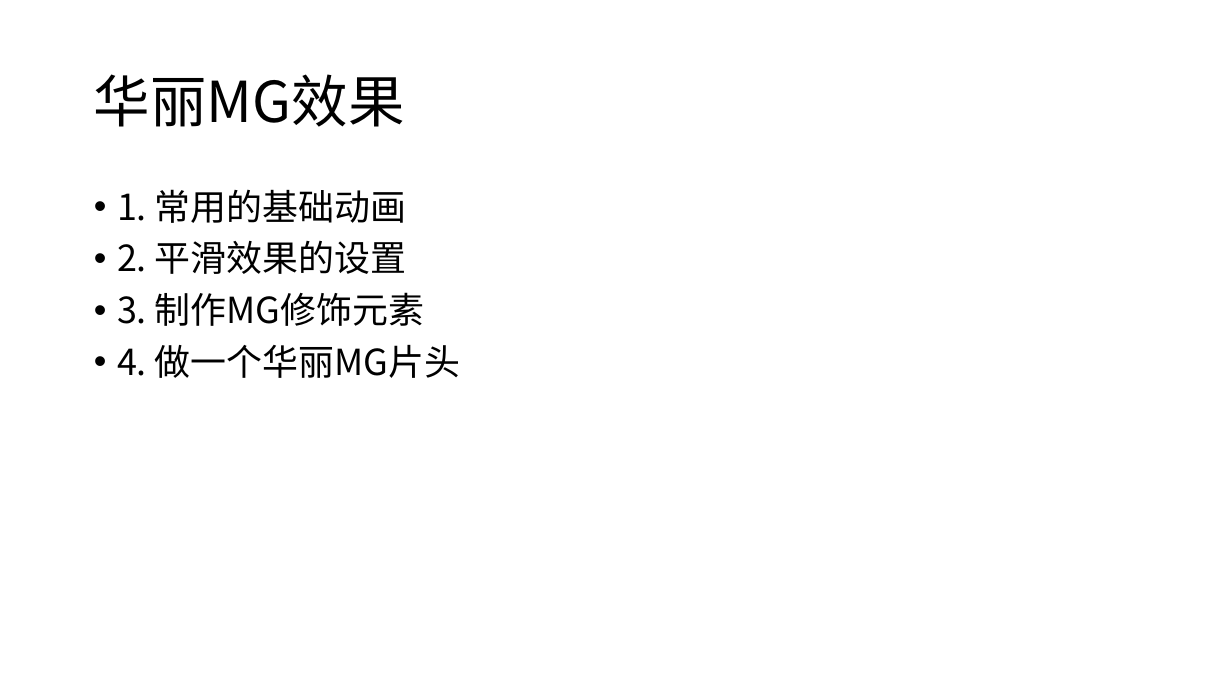
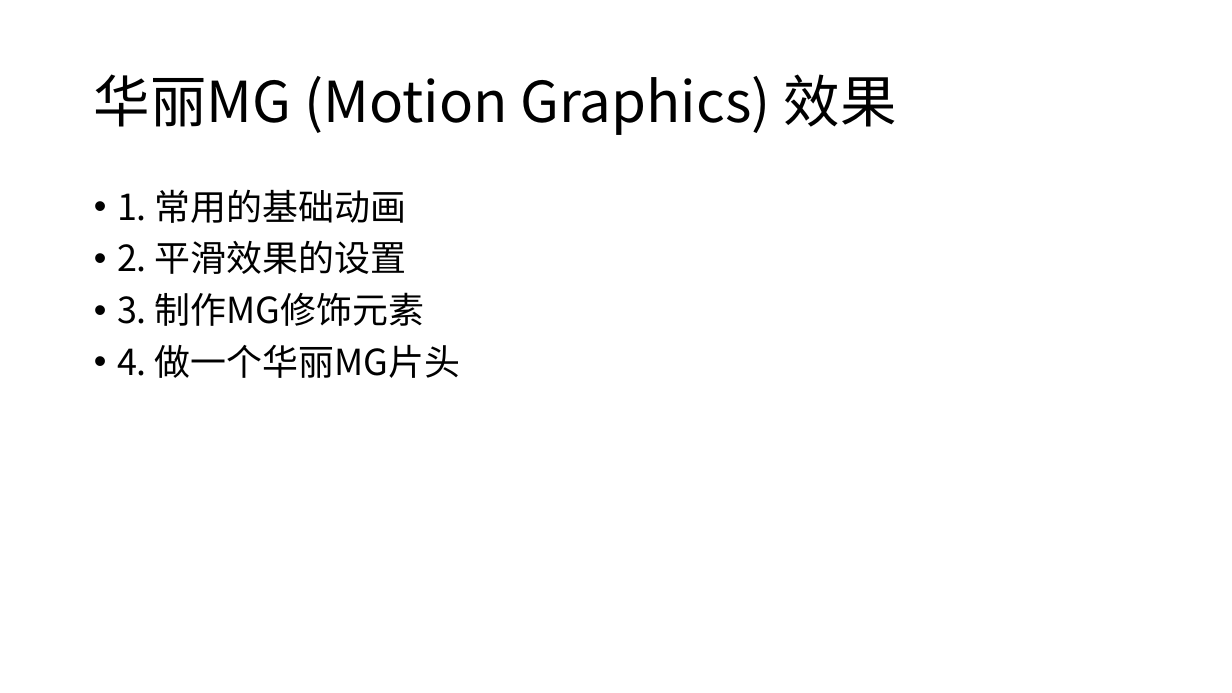
Before and after one commit to Canhui/PPT_Animation_Samples, a slide deck: slide 1 of PPT-Animation-Samples (Part 2).pptx. Drawn at 1232x693 pixels with LibreOffice and Linux fonts; fonts in the diff are those of the drawing. Boxes give left, top, right and bottom in pixels: in the first picture for what was removed or moved away, otherwise in the second. Text is boxed around its words. In the diff, an @@ line names an element or a change of style, - is before the commit and + after.

```diff
--- a/PPT-Animation-Samples (Part 2).pptx
+++ b/PPT-Animation-Samples (Part 2).pptx
@@ title at (94,74,897,135): text changed @@
-华丽MG效果
+华丽MG (Motion Graphics) 效果
```
Also in this commit, not shown: 2 other slides changed, 6 slides added, 1 other file.
